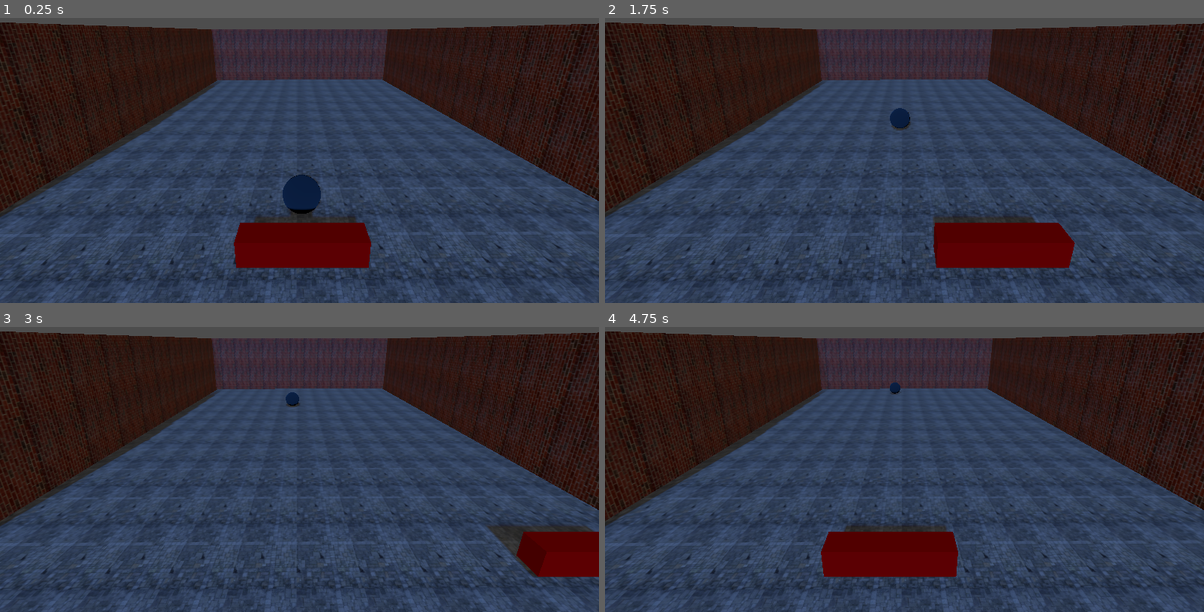
Above: before the commit, frames 1-4 (two rows, left to right).
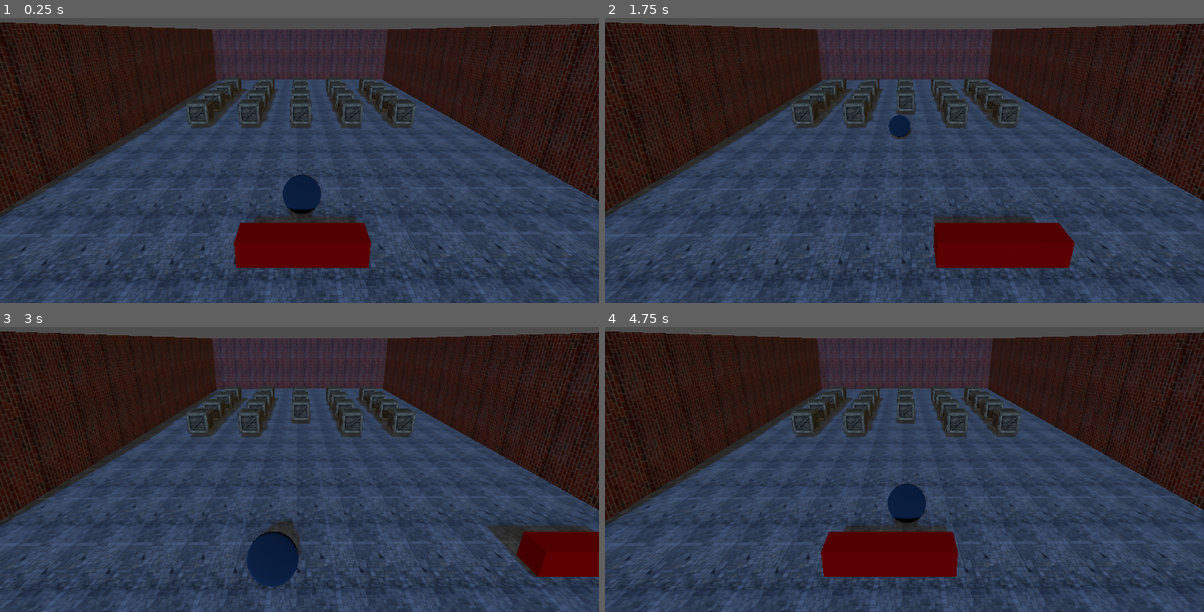
Above: after the commit, the same moments.

Repository: dancespiele/packtingo
Game: Godot game, scene res://main_scene.tscn
Two runs of this game, one before a commit and one after it. Both use one fixed random seed, a clock stepped at 60 frames per second and the inputs below.
Inputs:
- Up to frame 1 (0.25 s): no input
- Up to frame 2 (1.75 s): tap Enter at 0.5 s; hold D (move_right) 0.53-1.28 s; hold Space (start) 0.53-1.28 s; hold A (move_left) from 1.28 s (still down); tap Space (start) at 1.35 s
- Up to frame 3 (3 s): release A (move_left) at 2.03 s; hold Space (start) 2.03-2.78 s; hold D (move_right) from 2.03 s (still down); tap Space (start) at 2.85 s
- Up to frame 4 (4.75 s): release D (move_right) at 3.53 s; hold Space (start) 3.53-4.28 s; hold A (move_left) from 3.53 s (still down); tap Space (start) at 4.35 s

The runs differ from the first frame. In frame 1, 3.3% of the frame differs, in the area x 31-70%, y 21-39%; in frame 2, 3.3%; in frame 3, 4.7%, in the area x 31-70%, y 21-92%; in frame 4, 3.9%.

Commit message:
add box entities and destroy it when ball collision

Diff:
--- a/packtingo-godot/ball.gd
+++ b/packtingo-godot/ball.gd
@@ -23,8 +23,14 @@
 
 		if collision_object:
 			var bounce = current_velocity.bounce(collision_object.get_normal())
-			bounce.x = bounce.x + randf_range(-0.9, 2.0) * delta
+			bounce.x = bounce.x + randf_range(-2.0, 2.0) * delta
 			velocity = bounce
+
+			var collider = collision_object.get_collider()
+
+			if collider && collider.is_in_group("box"):
+				collider.destroy()
+
 
 
 func exit_screen():
--- /dev/null
+++ b/packtingo-godot/box.gd
@@ -0,0 +1,16 @@
+extends StaticBody3D
+
+signal destroyed
+
+# Called when the node enters the scene tree for the first time.
+func _ready():
+	pass # Replace with function body.
+
+
+# Called every frame. 'delta' is the elapsed time since the previous frame.
+func _process(delta):
+	pass
+
+func destroy():
+	destroyed.emit()
+	queue_free()
--- a/packtingo-godot/box.tscn
+++ b/packtingo-godot/box.tscn
@@ -1,10 +1,12 @@
-[gd_scene load_steps=3 format=3 uid="uid://b5pb51vhcmsqi"]
+[gd_scene load_steps=4 format=3 uid="uid://b5pb51vhcmsqi"]
 
 [ext_resource type="PackedScene" uid="uid://bu0r1rvpg0iy" path="res://box.glb" id="1_t3i7r"]
+[ext_resource type="Script" path="res://box.gd" id="1_wqnn7"]
 
 [sub_resource type="BoxShape3D" id="BoxShape3D_6bqkl"]
 
-[node name="Box" type="StaticBody3D"]
+[node name="Box" type="StaticBody3D" groups=["box"]]
+script = ExtResource("1_wqnn7")
 
 [node name="box" parent="." instance=ExtResource("1_t3i7r")]
 transform = Transform3D(0.1, 0, 0, 0, 0.1, 0, 0, 0, 0.1, 0, 0, 0)
--- /dev/null
+++ b/packtingo-godot/main_scene.gd
@@ -0,0 +1,26 @@
+extends Node3D
+
+
+# Called when the node enters the scene tree for the first time.
+func _ready():
+	var z_position = -3
+	var y_position = 6
+
+	for i in range(4):
+		for x in range(5):
+			var box_scene = preload("res://box.tscn").instantiate()
+
+			add_child(box_scene)
+
+			z_position = z_position + 1
+
+			box_scene.position = Vector3(y_position, -1, z_position)
+			box_scene.scale = Vector3(2, 2, 2)
+
+		z_position = -3
+		y_position = y_position - 1
+
+
+# Called every frame. 'delta' is the elapsed time since the previous frame.
+func _process(delta):
+	pass
--- a/packtingo-godot/main_scene.tscn
+++ b/packtingo-godot/main_scene.tscn
@@ -1,5 +1,6 @@
-[gd_scene load_steps=7 format=3 uid="uid://cgam5dqitxleh"]
+[gd_scene load_steps=8 format=3 uid="uid://cgam5dqitxleh"]
 
+[ext_resource type="Script" path="res://main_scene.gd" id="1_dcqax"]
 [ext_resource type="PackedScene" uid="uid://bjoboqmbcapei" path="res://wall.tscn" id="1_ovxvj"]
 [ext_resource type="PackedScene" uid="uid://bqv6tbfkri2g6" path="res://player.tscn" id="1_q10ic"]
 [ext_resource type="PackedScene" uid="uid://dxnmbxraxs07x" path="res://floor.glb" id="2_ibla5"]
@@ -12,6 +13,7 @@
 ambient_light_energy = 3.0
 
 [node name="MainScene" type="Node3D"]
+script = ExtResource("1_dcqax")
 
 [node name="Wall" parent="." instance=ExtResource("1_ovxvj")]
 transform = Transform3D(0.0041018, 0, -0.4474, 0, 0.5301, 0, 0.308399, 0, 0.00595056, 3.65183, -0.4908, -2.45166)
